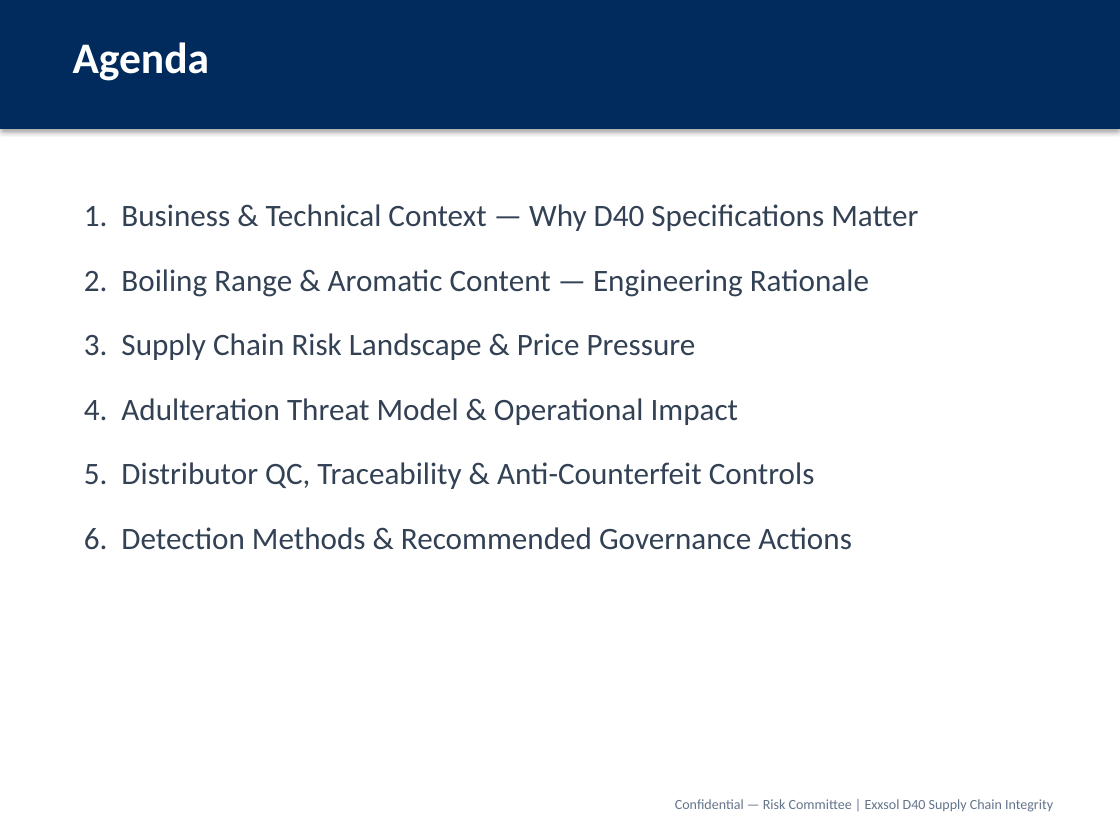
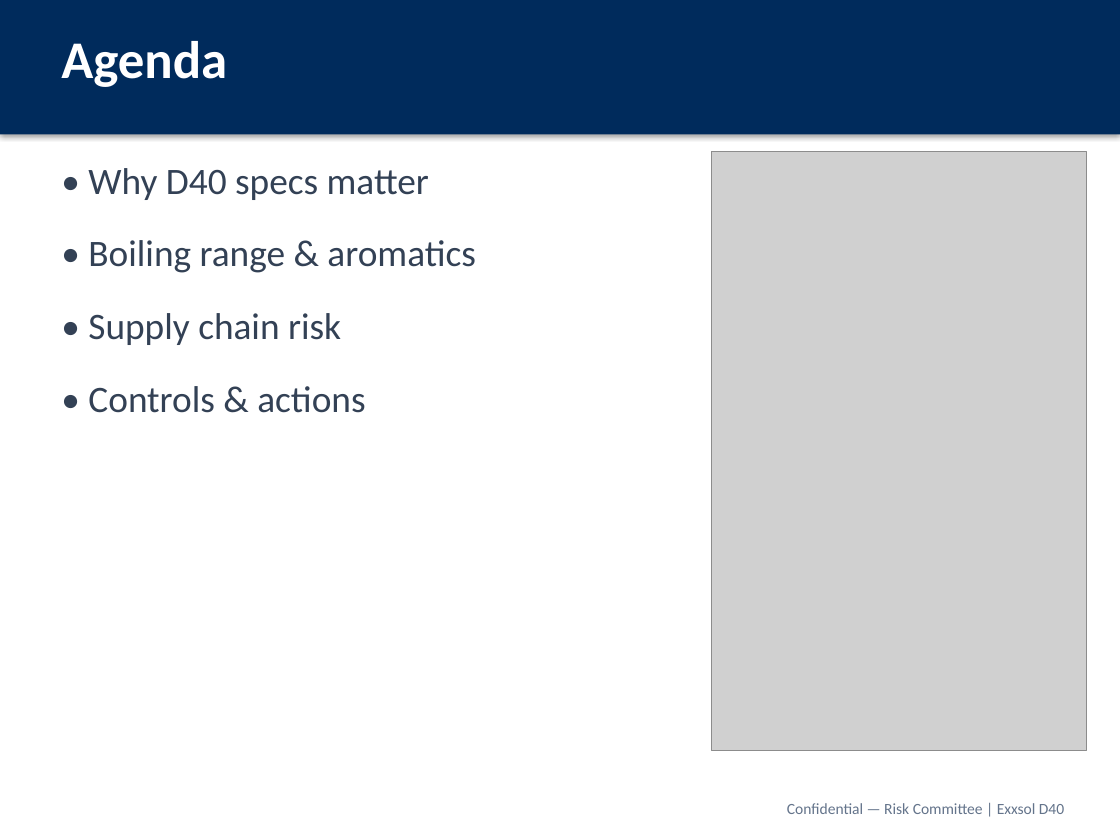
Before and after one commit to rockyforever8-sys/Machine-Learning-Project, a slide deck: slide 3 of presentations/Exxsol_D40_Supply_Chain_Risk_Committee.pptx. Drawn at 1120x840 pixels with LibreOffice and Linux fonts; fonts in the diff are those of the drawing; grey boxes stand for pictures. Boxes give left, top, right and bottom in pixels: in the first picture for what was removed or moved away, otherwise in the second. Text is boxed around its words. In the diff, an @@ line names an element or a change of style, - is before the commit and + after.

```diff
--- a/presentations/Exxsol_D40_Supply_Chain_Risk_Committee.pptx
+++ b/presentations/Exxsol_D40_Supply_Chain_Risk_Committee.pptx
@@ rectangle: place and size @@
-rectangle at <box>0,0,1120,129</box>
+rectangle at <box>0,0,1120,134</box>
@@ text "Agenda": place and size @@
-text "Agenda" at <box>73,42,210,81</box>
+text "Agenda" at <box>61,41,227,87</box>
@@ text "Agenda" at <box>61,41,227,87</box>: size 28 to 34 pt @@
@@ text at <box>88,168,475,413</box>: text changed; size 20 to 24 pt @@
-1. Business & Technical Context — Why D40 Specifications Matter
-2. Boiling Range & Aromatic Content — Engineering Rationale
-3. Supply Chain Risk Landscape & Price Pressure
-4. Adulteration Threat Model & Operational Impact
-5. Distributor QC, Traceability & Anti-Counterfeit Controls
-6. Detection Methods & Recommended Governance Actions
+• Why D40 specs matter
+• Boiling range & aromatics
+• Supply chain risk
+• Controls & actions
@@ picture added at <box>711,151,1086,750</box> @@
@@ text at <box>787,803,1064,814</box>: text changed; size 9 to 10 pt @@
-Confidential — Risk Committee | Exxsol D40 Supply Chain Integrity
+Confidential — Risk Committee | Exxsol D40
```
Also in this commit, not shown: 16 other slides changed, 2 slides added, 2 slides removed, 21 other files.
